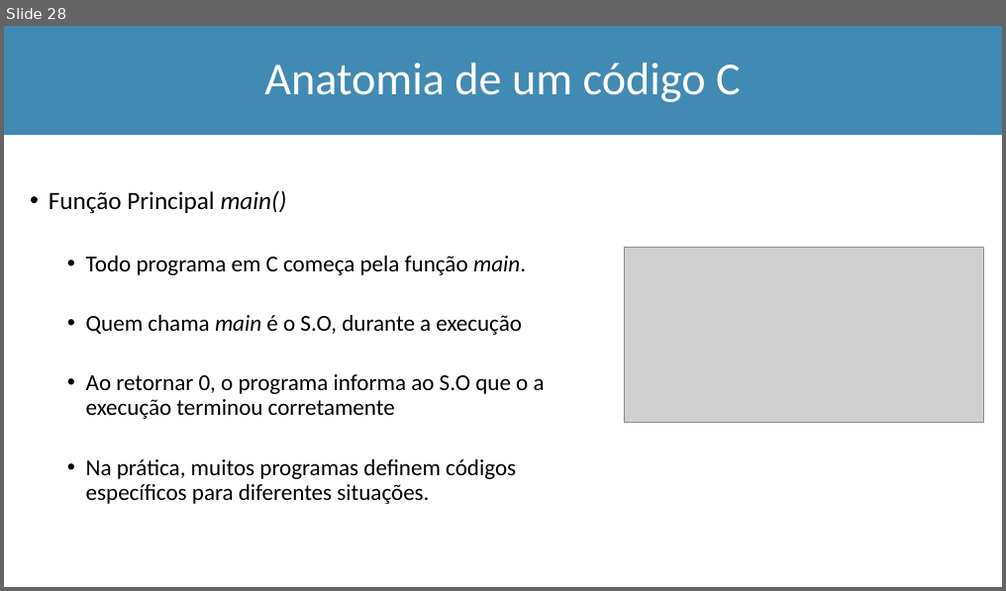
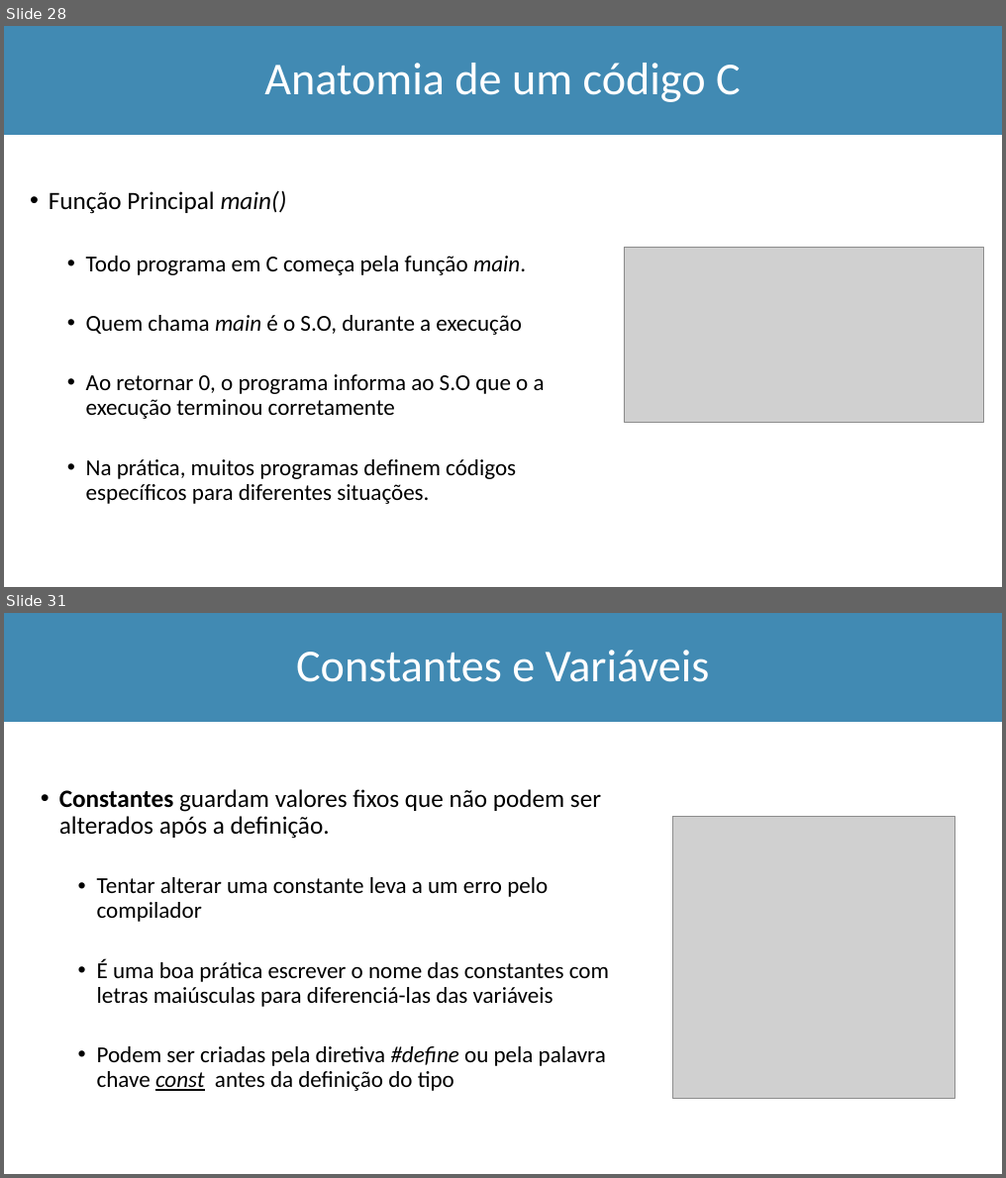
Before and after one commit to Marcio-Salmazo/Aulas, a slide deck: UNIUBE-LP/Teoria_LP.pptx. Shown one above the other, each under a label of ours: slide 28 before the commit, slides 28 and 31 after it; the slides between them are not shown. The pictures are 1006x591 and 1006x1178 pixels, drawn with LibreOffice and Linux fonts; fonts in the diff are those of the drawing; grey boxes stand for pictures. Boxes give left, top, right and bottom in pixels: in the first picture for what was removed or moved away, otherwise in the second. Text is boxed around its words. In the diff, an @@ line names an element or a change of style, - is before the commit and + after.

```diff
--- a/UNIUBE-LP/Teoria_LP.pptx
+++ b/UNIUBE-LP/Teoria_LP.pptx
@@ slide 31 added at [4,613,1002,1174], background #FFFFFF @@
@@ rectangle added at [4,613,1002,722], fill #418AB3, outline #418AB3 1 pt @@
@@ title added at [296,650,710,682], 44 pt, text #FFFFFF @@
+Constantes e Variáveis
@@ text added at [59,789,609,1091], 22 pt, text #000000 @@
+• Constantes guardam valores fixos que não podem ser alterados após a definição.
+  • Tentar alterar uma constante leva a um erro pelo compilador
+  • É uma boa prática escrever o nome das constantes com letras maiúsculas para diferenciá-las das variáveis
+  • Podem ser criadas pela diretiva #define ou pela palavra chave const antes da definição do tipo
@@ picture added at [673,817,954,1098] @@
```
Also in this commit, not shown: 14 other slides added, 4 other files.
